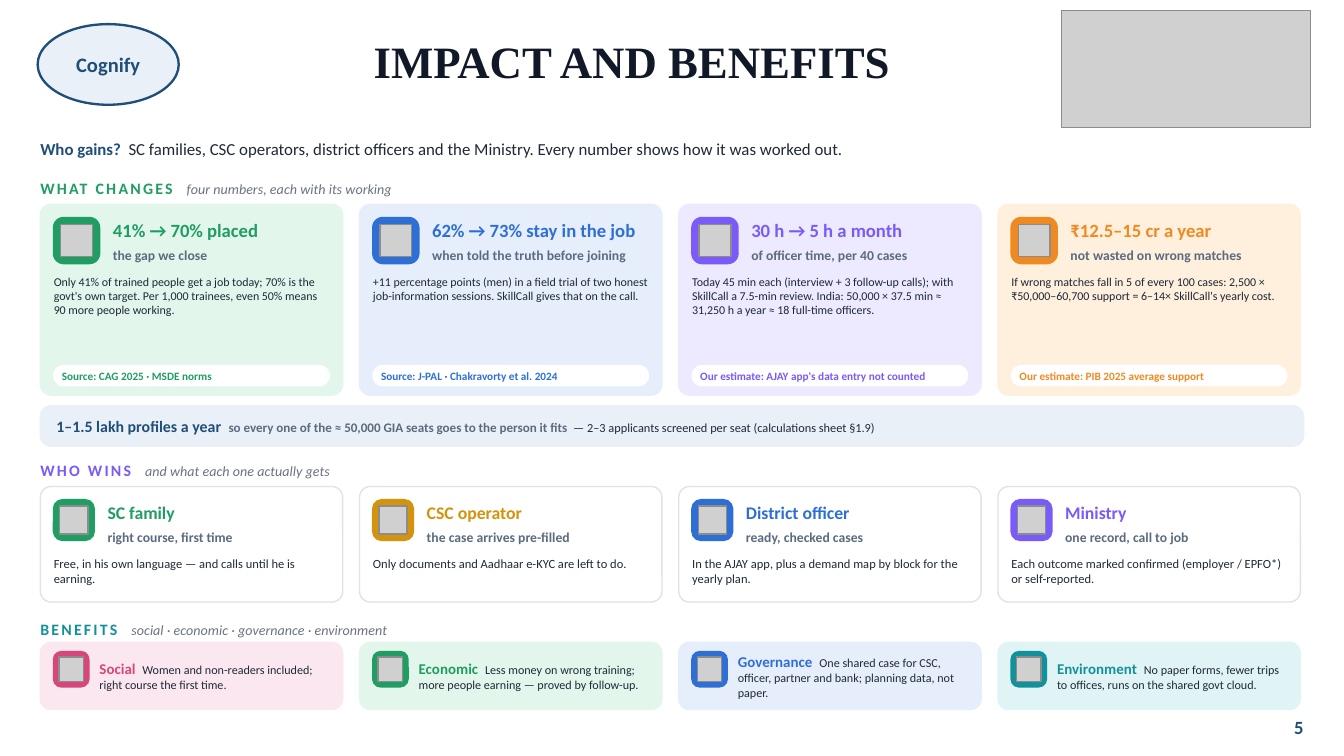
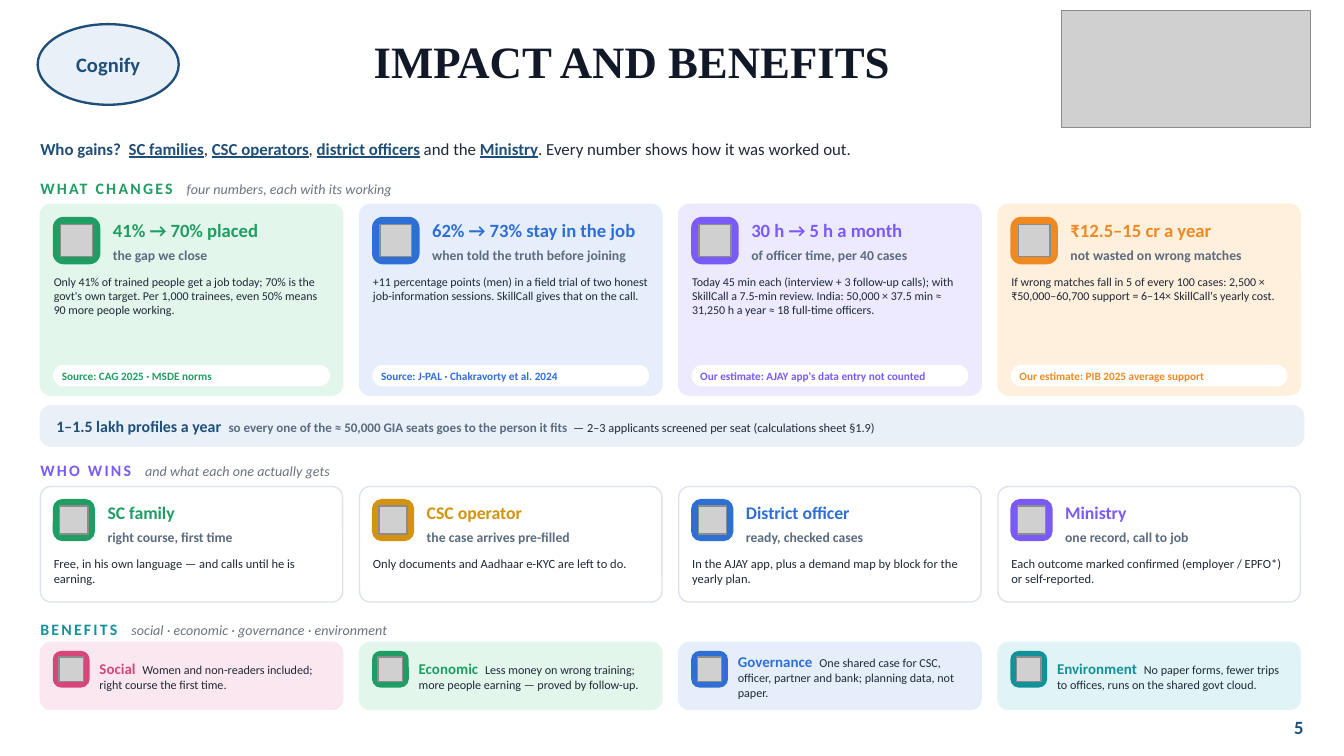
Before and after one commit to sakshamagrawalcode-cpu/indian-flag, a slide deck: slide 5 of sih-26097/SkillCall_SIH26097_Cognify.pptx. Drawn at 1344x756 pixels with LibreOffice and Linux fonts; fonts in the diff are those of the drawing; grey boxes stand for pictures. Boxes give left, top, right and bottom in pixels: in the first picture for what was removed or moved away, otherwise in the second. Text is boxed around its words. In the diff, an @@ line names an element or a change of style, - is before the commit and + after.

```diff
--- a/sih-26097/SkillCall_SIH26097_Cognify.pptx
+++ b/sih-26097/SkillCall_SIH26097_Cognify.pptx
@@ text "Who gains? SC families, CSC ..." at bbox=[40, 143, 851, 158]: text colour #1F2937 to #1F4E79, bold on, underline on in "SC families, CSC operators, district officers Ministry." @@
```
Also in this commit, not shown: 2 other slides changed, 1 other file.
